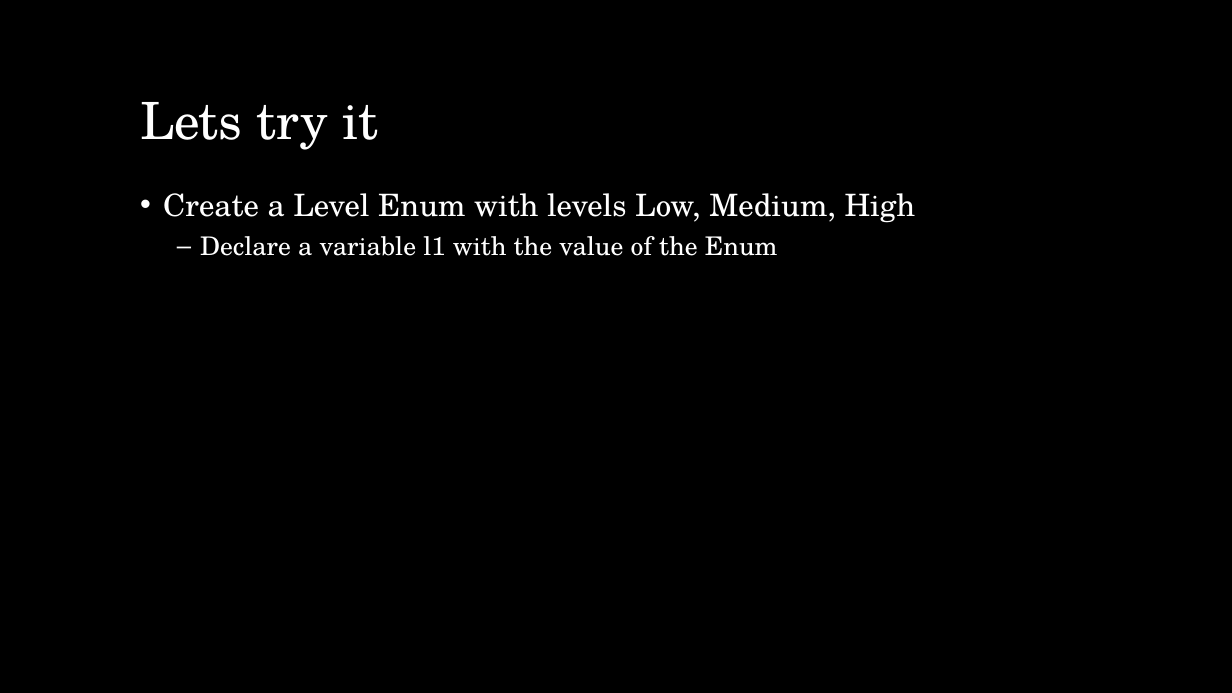
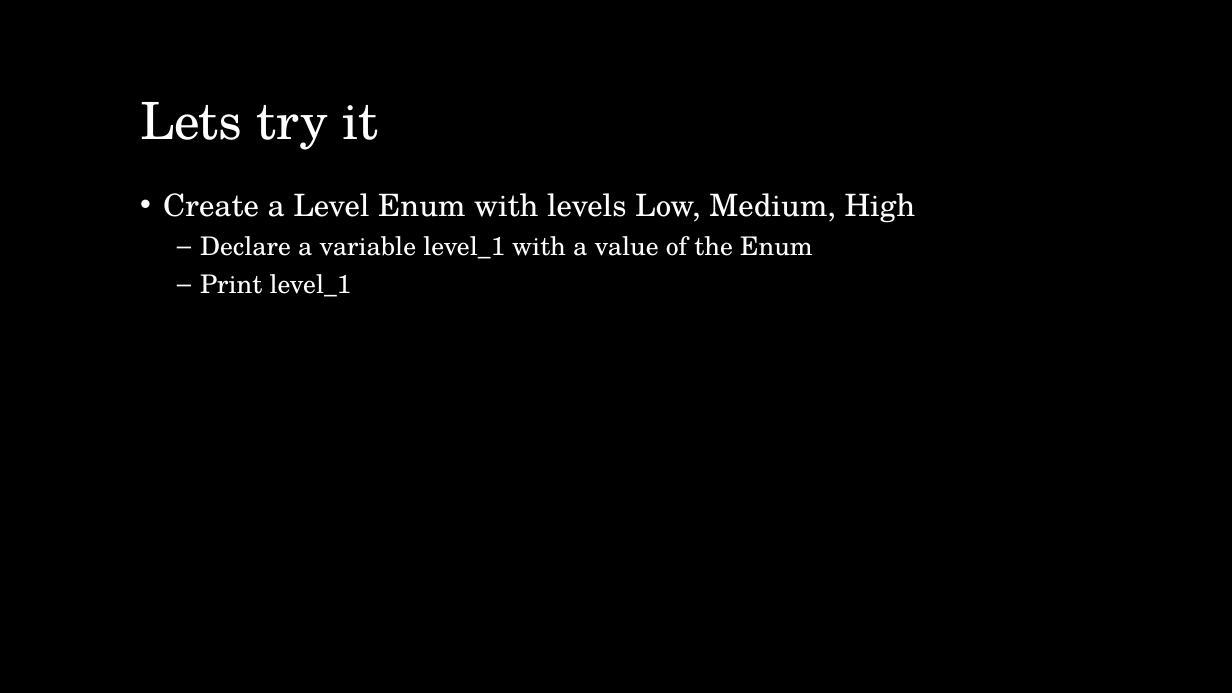
Before and after one commit to Mechanical-Advantage/Training2018, a slide deck: slide 5 of doc/java/slides/week4.pptx. Drawn at 1232x693 pixels with LibreOffice and Linux fonts; fonts in the diff are those of the drawing; background and template pictures are left out. Boxes give left, top, right and bottom in pixels: in the first picture for what was removed or moved away, otherwise in the second. Text is boxed around its words. In the diff, an @@ line names an element or a change of style, - is before the commit and + after.

```diff
--- a/doc/java/slides/week4.pptx
+++ b/doc/java/slides/week4.pptx
@@ text at (200,236,813,297): text changed @@
-  – Declare a variable l1 with the value of the Enum
+  – Declare a variable level_1 with a value of the Enum
+  – Print level_1
```
Also in this commit, not shown: 2 other slides changed, 6 slides removed, 1 other file.
